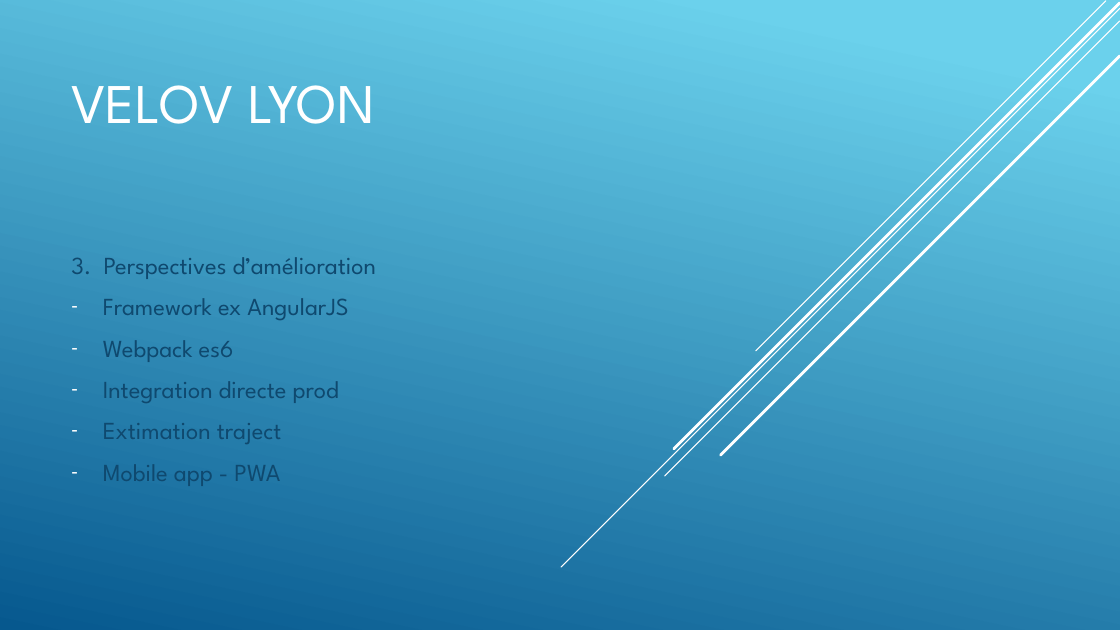
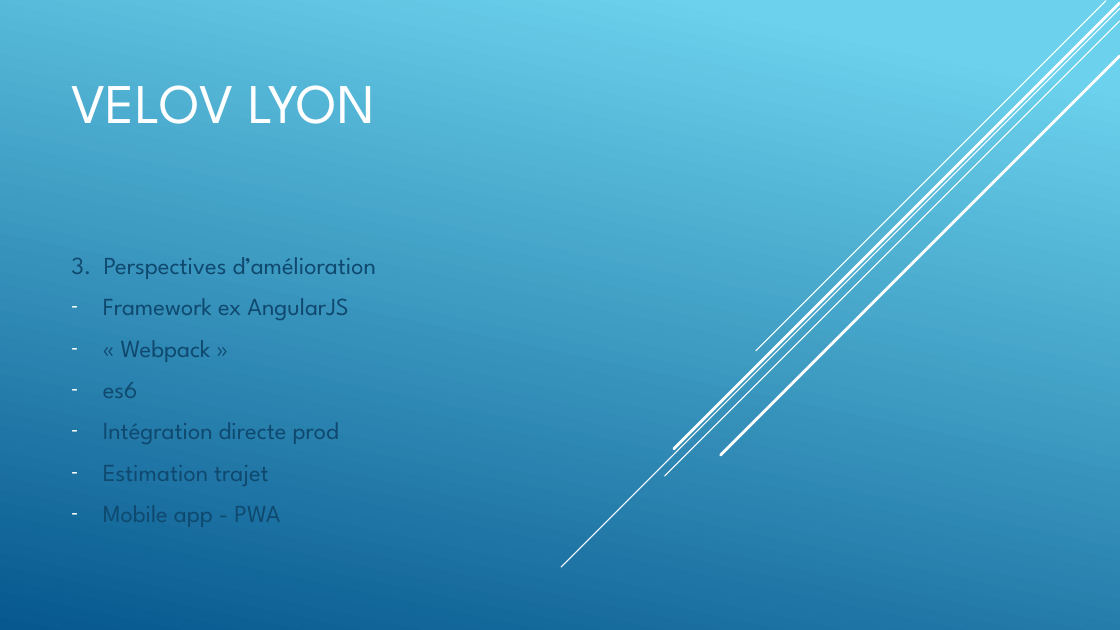
Before and after one commit to btolan-karudev/oc-velo, a slide deck: slide 3 of VELOvBenjaminTolanLivraleppt.pptx. Drawn at 1120x630 pixels with LibreOffice and Linux fonts; fonts in the diff are those of the drawing. Boxes give left, top, right and bottom in pixels: in the first picture for what was removed or moved away, otherwise in the second. Text is boxed around its words. In the diff, an @@ line names an element or a change of style, - is before the commit and + after.

```diff
--- a/VELOvBenjaminTolanLivraleppt.pptx
+++ b/VELOvBenjaminTolanLivraleppt.pptx
@@ subtitle at [103, 340, 339, 486]: text changed @@
-– Webpack es6
-– Integration directe prod
-– Extimation traject
+– « Webpack »
+– es6
+– Intégration directe prod
+– Estimation trajet
```
Also in this commit, not shown: 1 other slide changed, 1 other file.
